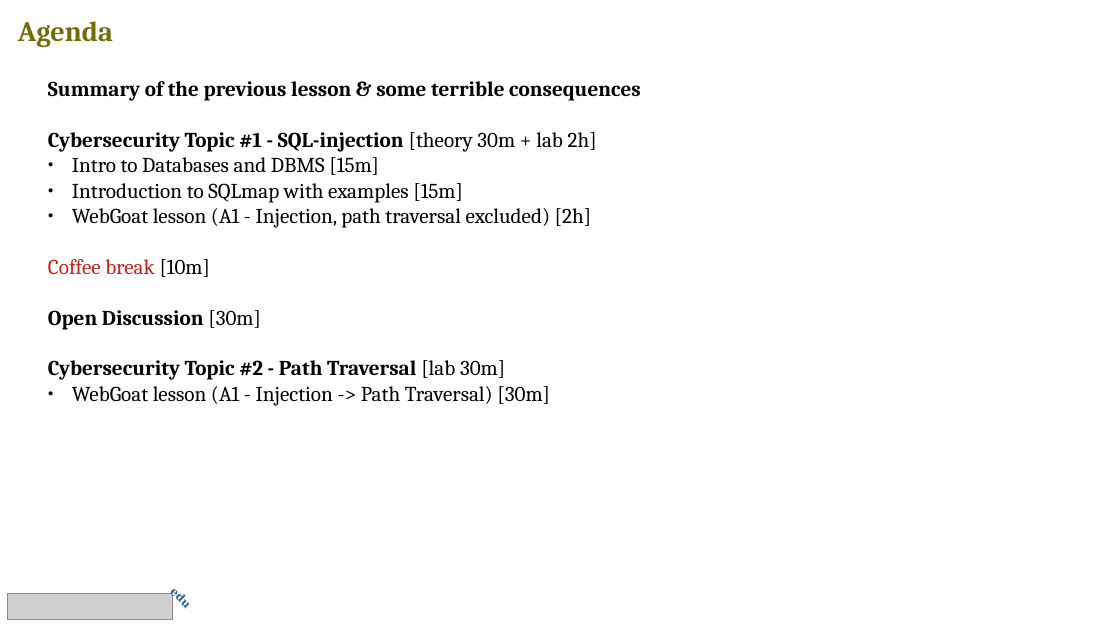
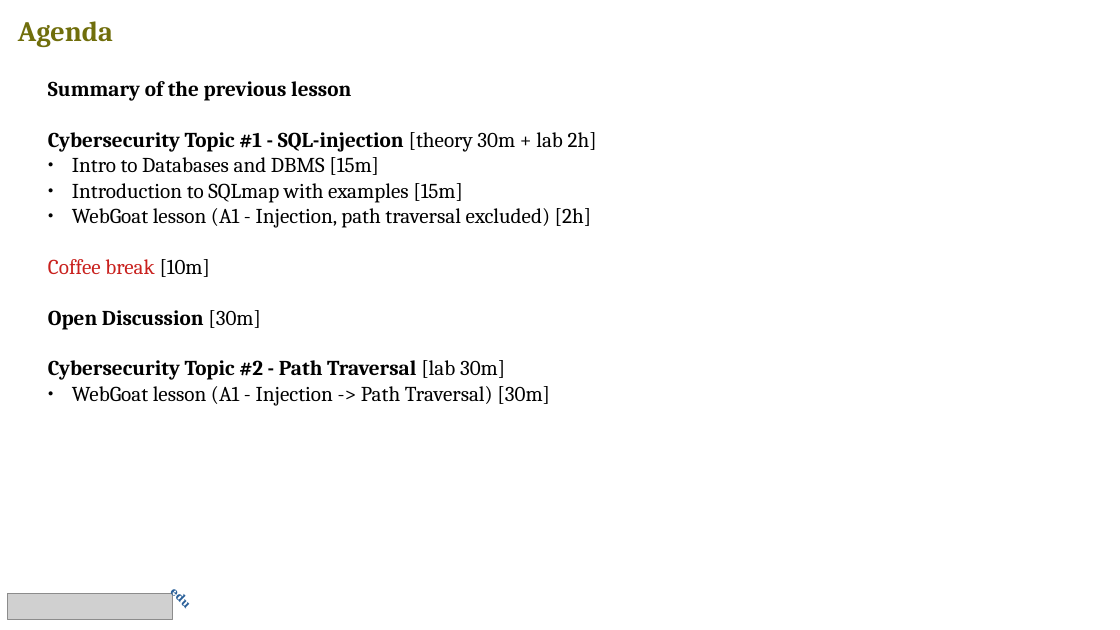
Before and after one commit to v-research/edu, a slide deck: slide 2 of first_year_2021/lesson_1/l1_slide.odp. Drawn at 1120x630 pixels with LibreOffice and Linux fonts; fonts in the diff are those of the drawing; grey boxes stand for pictures. Boxes give left, top, right and bottom in pixels: in the first picture for what was removed or moved away, otherwise in the second. Text is boxed around its words. In the diff, an @@ line names an element or a change of style, - is before the commit and + after.

```diff
--- a/first_year_2021/lesson_1/l1_slide.odp
+++ b/first_year_2021/lesson_1/l1_slide.odp
@@ text at (48,81,351,101): text changed @@
-Summary of the previous lesson & some terrible consequences
+Summary of the previous lesson
```
Also in this commit, not shown: 3 other slides changed, 1 other file.
